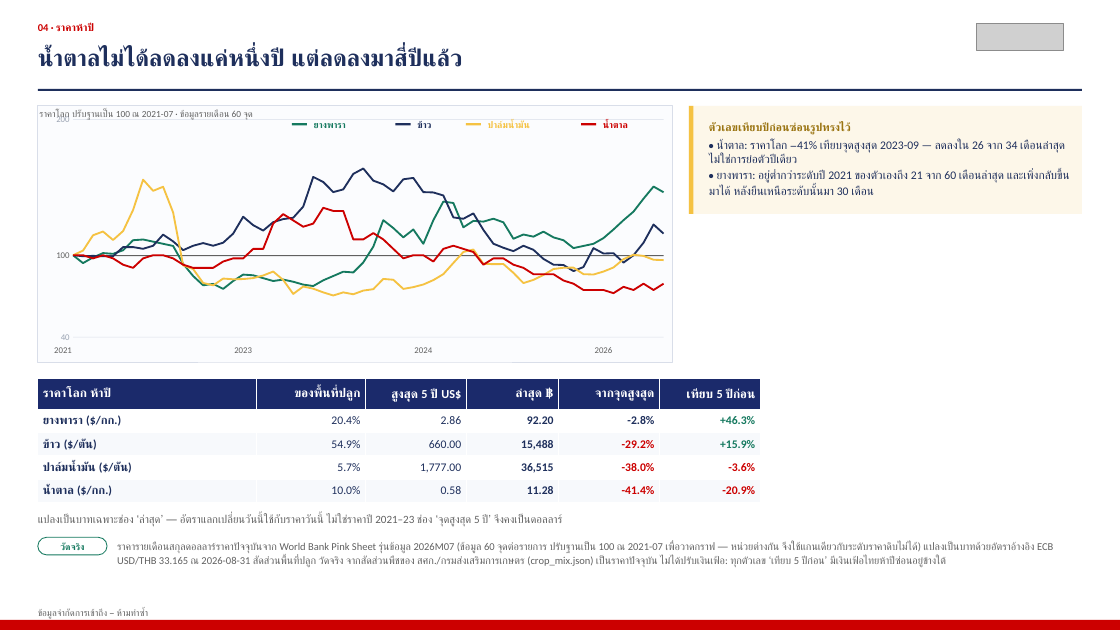
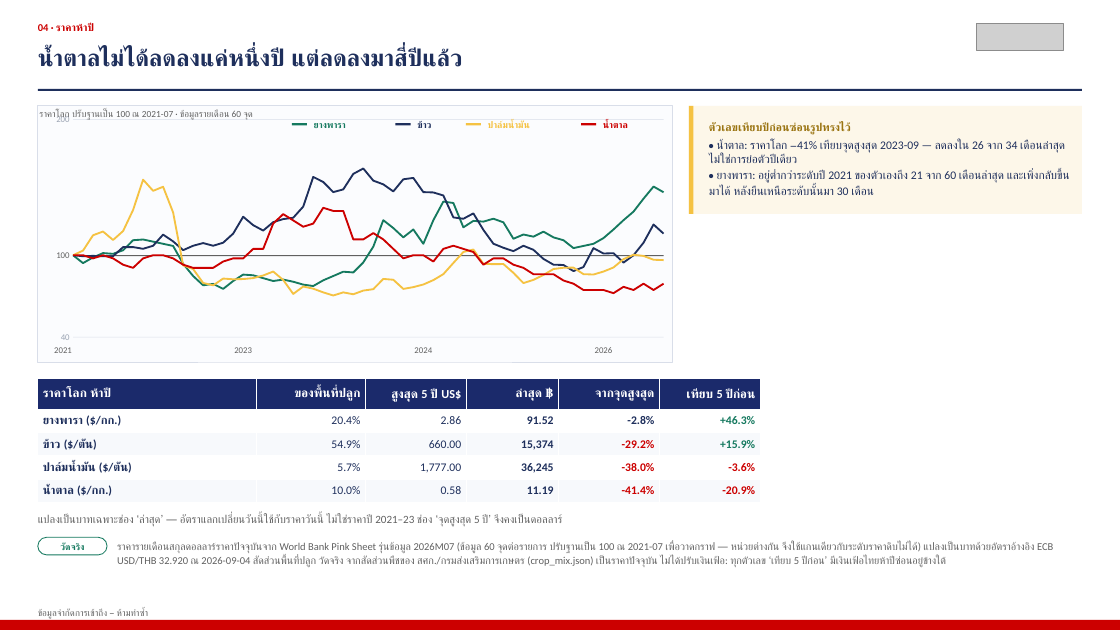
Before and after one commit to kaustavb2101/competitive-intel, a slide deck: slide 6 of docs/decks/mcom-2026-08-05-macro-TH.pptx. Drawn at 1120x630 pixels with LibreOffice and Linux fonts; fonts in the diff are those of the drawing; grey boxes stand for pictures. Boxes give left, top, right and bottom in pixels: in the first picture for what was removed or moved away, otherwise in the second. Text is boxed around its words. In the diff, an @@ line names an element or a change of style, - is before the commit and + after.

```diff
--- a/docs/decks/mcom-2026-08-05-macro-TH.pptx
+++ b/docs/decks/mcom-2026-08-05-macro-TH.pptx
@@ table at (38,379,760,502) @@
-row 2, column 4: 92.20
+row 2, column 4: 91.52
-row 3, column 4: 15,488
+row 3, column 4: 15,374
-row 4, column 4: 36,515
+row 4, column 4: 36,245
-row 5, column 4: 11.28
+row 5, column 4: 11.19
@@ text at (117,542,1053,567): text changed @@
-ราคารายเดือนสกุลดอลลาร์ราคาปัจจุบันจาก World Bank Pink Sheet รุ่นข้อมูล 2026M07 (ข้อมูล 60 จุดต่อรายการ ปรับฐานเป็น 100 ณ 2021-07 เพื่อวาดกราฟ — หน่วยต่างกัน จึงใช้แกนเดียวกับระดับราคาดิบไม่ได้) แปลงเป็นบาทด้วยอัตราอ้างอิง ECB USD/THB 33.165 ณ 2026-08-31 สัดส่วนพื้นที่ปลูก วัดจริง จากสัดส่วนพืชของ สศก./กรมส่งเสริมการเกษตร (crop_mix.json) เป็นราคาปัจจุบัน ไม่ได้ปรับเงินเฟ้อ: ทุกตัวเลข ‘เทียบ 5 ปีก่อน’ มีเงินเฟ้อไทยห้าปีซ่อนอยู่ข้างใต้
+ราคารายเดือนสกุลดอลลาร์ราคาปัจจุบันจาก World Bank Pink Sheet รุ่นข้อมูล 2026M07 (ข้อมูล 60 จุดต่อรายการ ปรับฐานเป็น 100 ณ 2021-07 เพื่อวาดกราฟ — หน่วยต่างกัน จึงใช้แกนเดียวกับระดับราคาดิบไม่ได้) แปลงเป็นบาทด้วยอัตราอ้างอิง ECB USD/THB 32.920 ณ 2026-09-04 สัดส่วนพื้นที่ปลูก วัดจริง จากสัดส่วนพืชของ สศก./กรมส่งเสริมการเกษตร (crop_mix.json) เป็นราคาปัจจุบัน ไม่ได้ปรับเงินเฟ้อ: ทุกตัวเลข ‘เทียบ 5 ปีก่อน’ มีเงินเฟ้อไทยห้าปีซ่อนอยู่ข้างใต้
```
Also in this commit, not shown: 6 other slides changed, 1 other file.
